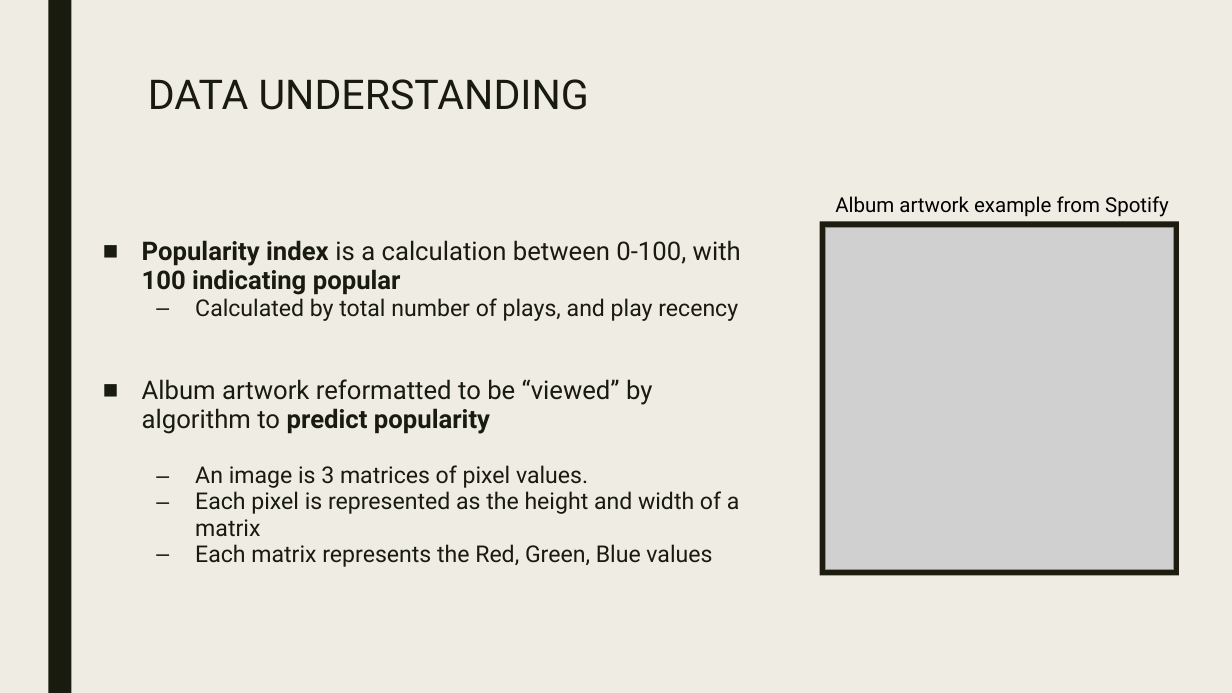
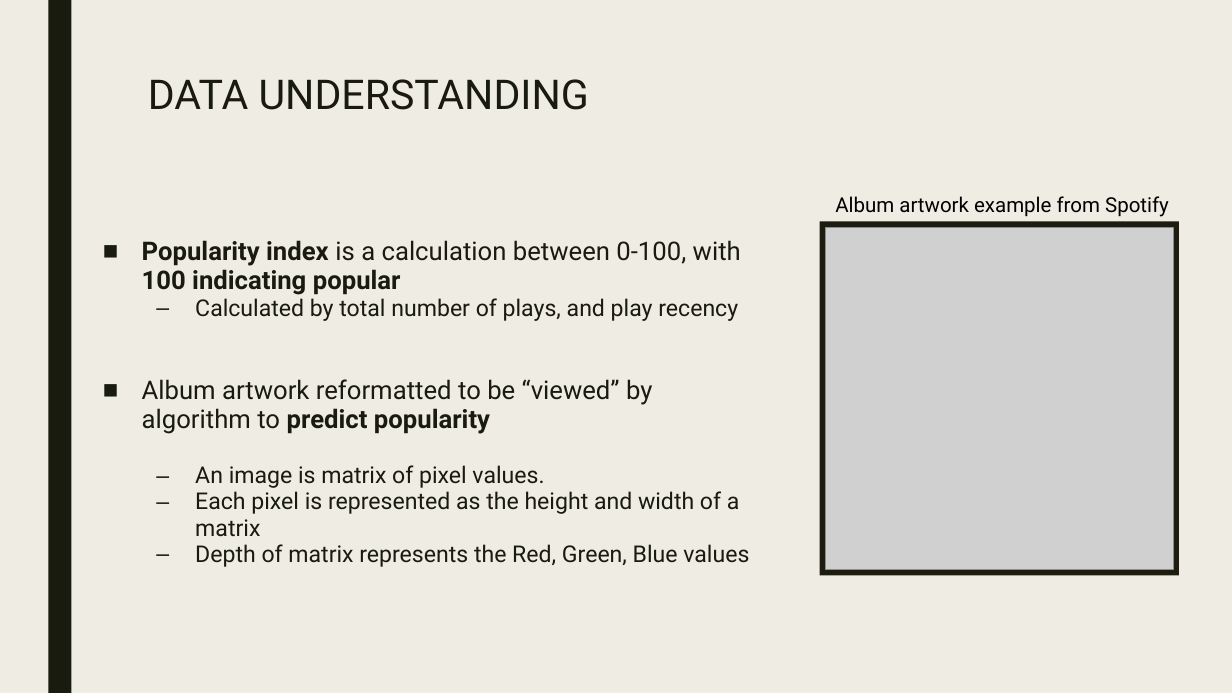
Before and after one commit to sabinabains/dsc-capstone, a slide deck: slide 5 of predicting_song_popularity_by_album_artwork.pptx. Drawn at 1232x693 pixels with LibreOffice and Linux fonts; fonts in the diff are those of the drawing; grey boxes stand for pictures. Boxes give left, top, right and bottom in pixels: in the first picture for what was removed or moved away, otherwise in the second. Text is boxed around its words. In the diff, an @@ line names an element or a change of style, - is before the commit and + after.

```diff
--- a/predicting_song_popularity_by_album_artwork.pptx
+++ b/predicting_song_popularity_by_album_artwork.pptx
@@ text at <box>195,465,544,488</box>: text changed @@
-  – An image is 3 matrices of pixel values.
+  – An image is matrix of pixel values.
@@ text at <box>195,544,749,567</box>: text changed @@
-  – Each matrix represents the Red, Green, Blue values
+  – Depth of matrix represents the Red, Green, Blue values
```
Also in this commit, not shown: 4 other files.
